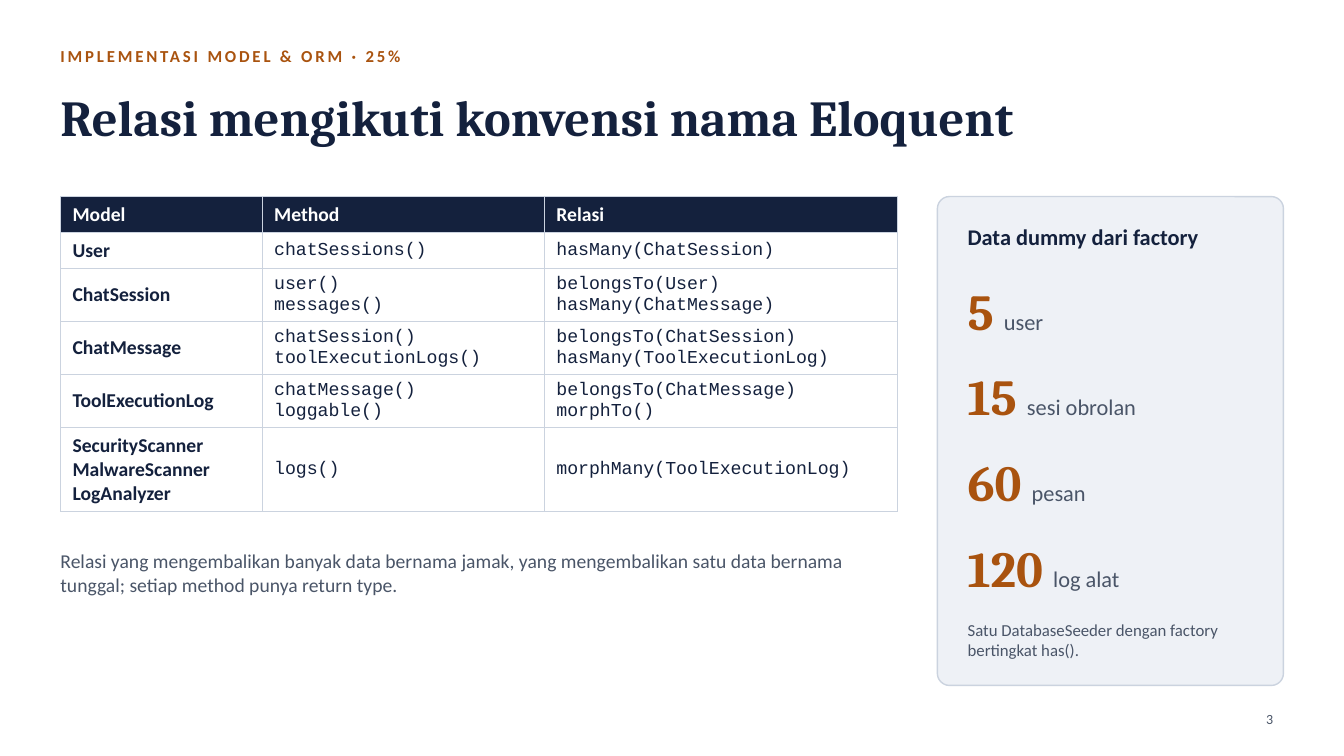
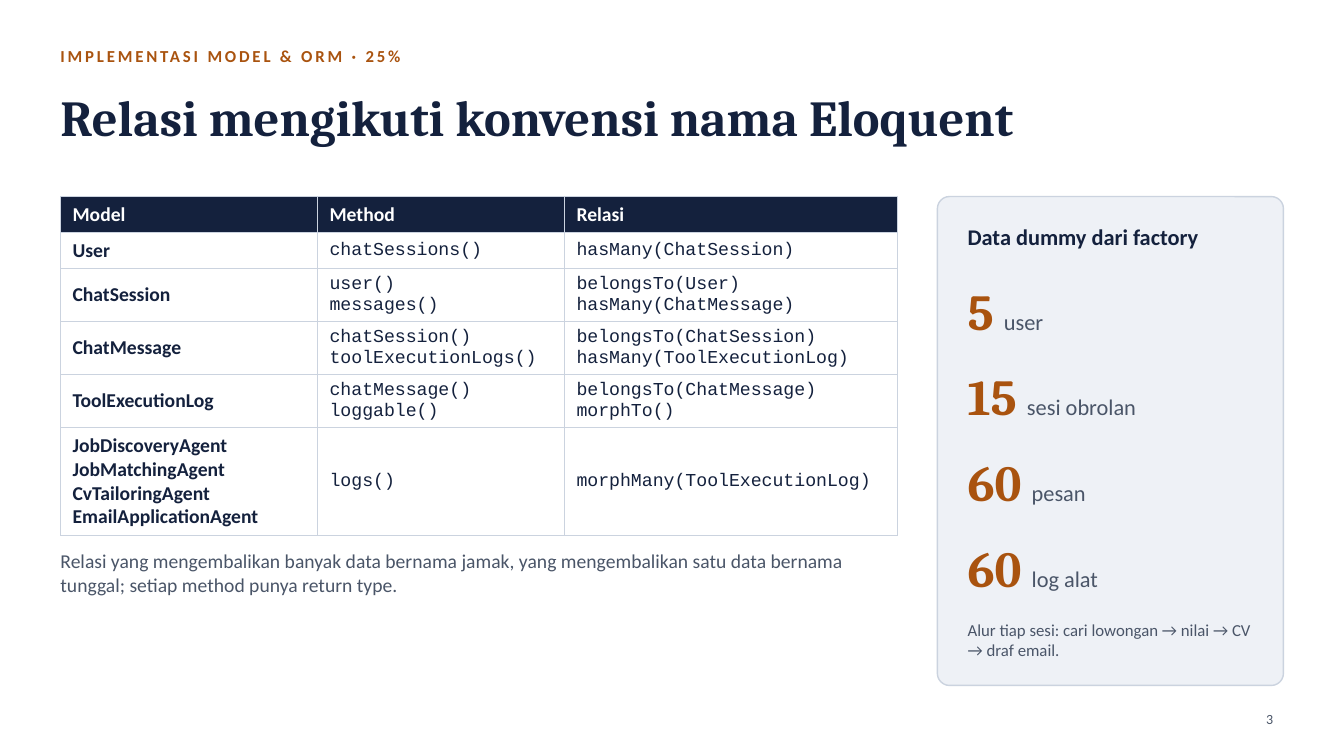
Before and after one commit to StillFurball/ORM, a slide deck: slide 3 of pertemuan-9.pptx. Drawn at 1344x756 pixels with LibreOffice and Linux fonts; fonts in the diff are those of the drawing. Boxes give left, top, right and bottom in pixels: in the first picture for what was removed or moved away, otherwise in the second. Text is boxed around its words. In the diff, an @@ line names an element or a change of style, - is before the commit and + after.

Commit message:
Kaitkan skema relasi dengan proyek JobPilot
- Ganti agent dummy (SecurityScanner, MalwareScanner, LogAnalyzer) dengan
  empat agent JobPilot: JobDiscoveryAgent, JobMatchingAgent,
  CvTailoringAgent, EmailApplicationAgent (polymorphic loggable)
- Factory dan seeder mengikuti alur JobPilot: search_jobs, score_match,
  tailor_cv, draft_email
- Perbarui test, README (ERD, 10 query Debugbar), screenshot Debugbar,
  dan slide pitch pertemuan 9

```diff
--- a/pertemuan-9.pptx
+++ b/pertemuan-9.pptx
@@ table at (60,197,897,531) @@
-row 6, column 1: SecurityScanner / MalwareScanner / LogAnalyzer
+row 6, column 1: JobDiscoveryAgent / JobMatchingAgent / CvTailoringAgent / EmailApplicationAgent
@@ text at (968,553,1098,591): text changed @@
-120 log alat
+60 log alat
@@ text at (968,624,1250,656): text changed @@
-Satu DatabaseSeeder dengan factory bertingkat has().
+Alur tiap sesi: cari lowongan → nilai → CV → draf email.
```
Also in this commit, not shown: 4 other slides changed, 23 other files.
